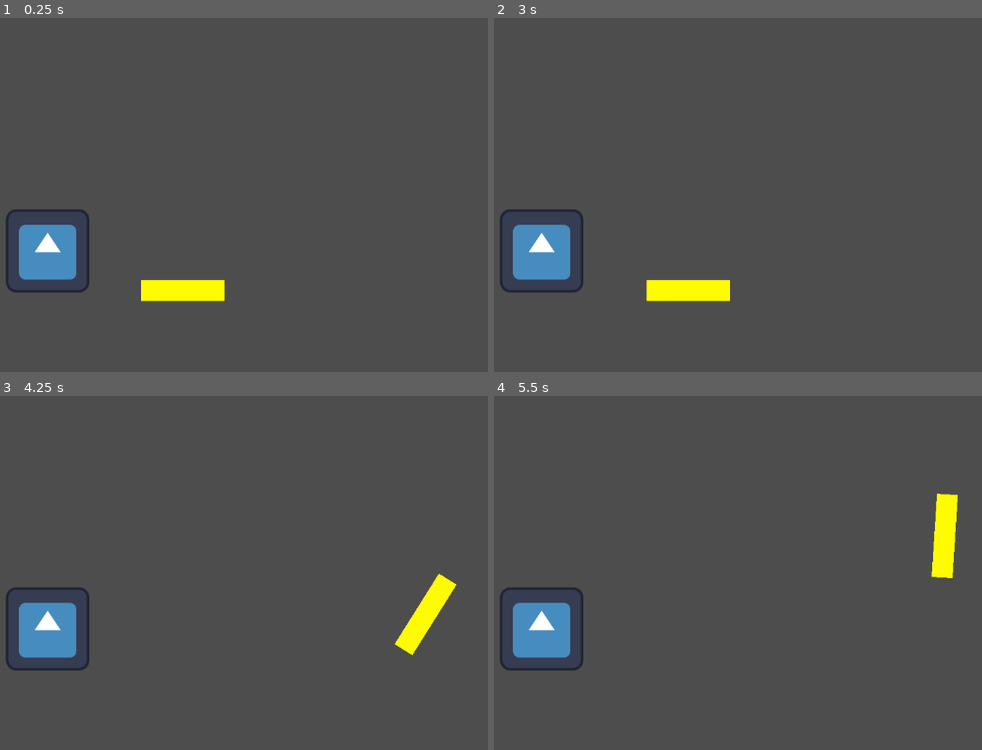
Above: before the commit, frames 1-4 (two rows, left to right).
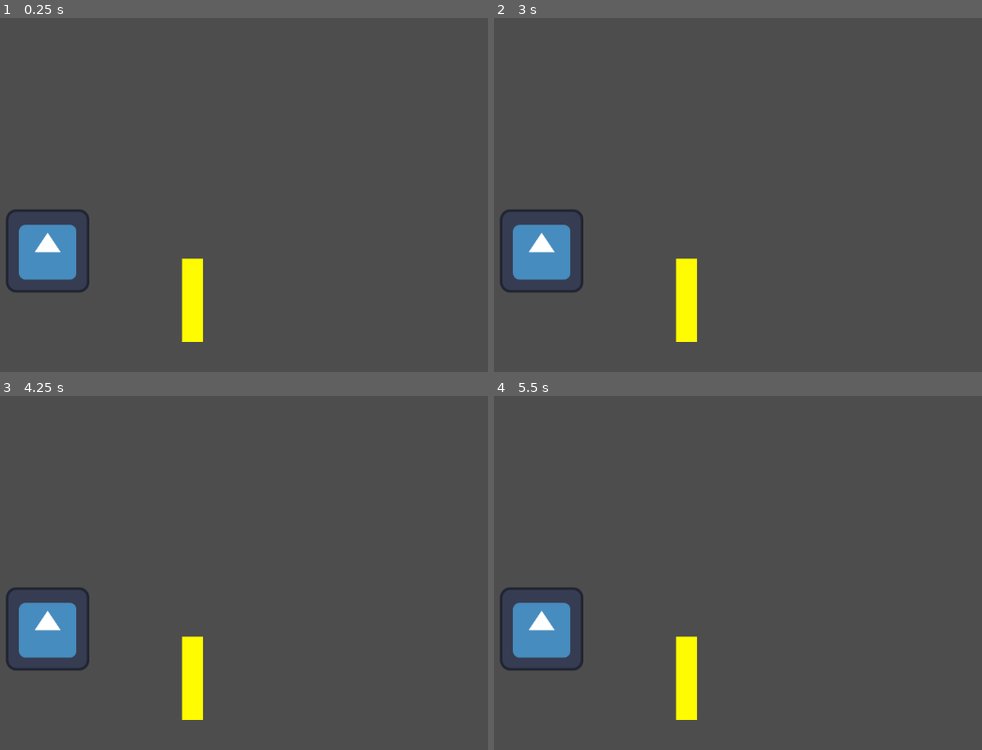
Above: after the commit, the same moments.

Repository: BenBeardComedy/school-bus-driver-simulator
Game: Godot game, scene res://Stages/demo.tscn
The game is run twice, just before and just after one commit, with the same random seed, the same clock (stepped at 60 frames per second) and the same inputs. The engine's default icon, where the game draws it, is replaced by a stand-in: a white triangle on a blue panel in a dark square.
Inputs:
- Up to frame 1 (0.25 s): no input
- Up to frame 2 (3 s): tap Enter at 0.5, 2 s; hold D (steer_right) 0.53-1.28 s; tap Space (toggle_parking_brake) at 1.25, 2.75 s; hold Shift (shift_gear_down) 1.28-2.03 s; hold D (steer_right) 2.03-2.78 s; hold W (accelerate) from 2.78 s (still down)
- Up to frame 3 (4.25 s): release W (accelerate) at 3.53 s; hold A (steer_left) from 3.53 s (still down)
- Up to frame 4 (5.5 s): release A (steer_left) at 5.03 s; hold Shift (shift_gear_down) from 5.03 s (still down)

The runs differ from the first frame. In frame 1, 1.6% of the frame differs, in the area x 28-47%, y 67-92%; in frame 2, 1.6%; in frame 3, 2.1%; in frame 4, 2.1%, in the area x 37-95%, y 27-92%.

Commit message:
Adding gear shifting
Added reverse and neutral gears to the school bus

Diff:
--- a/Entities/School Bus/school_bus.gd
+++ b/Entities/School Bus/school_bus.gd
@@ -1,22 +1,31 @@
 extends CharacterBody2D
+
+
+enum Gear {
+	REVERSE,
+	NEUTRAL,
+	DRIVE
+}
 
 
 var wheel_base:float = 70  # Distance from front to rear wheel
 var steering_angle:float = 20  # Amount that front wheel turns, in degrees
 
 var engine_power:float = 900  # Forward acceleration force.
+var reverse_engine_power:float = -400
 var service_brake_power:float = -450
 var parking_brake_power:float = -1500
 
-var friction:float = -55
-var drag:float = -0.06
+var friction:float = -55 # Ground friction
+var drag:float = -0.06 # Wind friction
 
+var current_gear:Gear = Gear.NEUTRAL
 
 var acceleration:Vector2
 var engine:float
 var braking:float
 var is_service_brake:bool
-var is_parking_brake:bool
+var is_parking_brake:bool = true
 var steer_direction:float
 
 func _unhandled_input(event: InputEvent) -> void:
@@ -30,7 +39,10 @@
 		return
 
 	if event.is_action_pressed('accelerate'):
-		engine = engine_power
+		if current_gear == Gear.DRIVE:
+			engine = engine_power
+		elif current_gear == Gear.REVERSE:
+			engine = reverse_engine_power
 		return
 
 	if event.is_action_released('accelerate'):
@@ -48,10 +60,21 @@
 	if event.is_action_pressed('toggle_parking_brake'):
 		is_parking_brake = !is_parking_brake
 
+	if event.is_action_pressed('shift_gear_up'):
+		var next_gear:int = current_gear + 1
+		if next_gear < Gear.size():
+			current_gear = next_gear
+
+	if event.is_action_pressed('shift_gear_down'):
+		var next_gear:int = current_gear - 1
+		if next_gear >= 0:
+			current_gear = next_gear
+
 func _physics_process(delta: float) -> void:
 	calculate_acceleration()
 	apply_friction(delta)
 	calculate_steering(delta)
+
 	velocity += acceleration * delta
 
 	# Fix service brake from rolling the vehicle back
@@ -61,13 +84,18 @@
 	move_and_slide()
 
 func calculate_acceleration() -> void:
-	braking = 0
+	# Reset and recalculate the brake power
+	braking = 0.0
+
+	var brake_modifier := 1.0
+	if current_gear == Gear.REVERSE:
+		brake_modifier = -1.0
 
 	if is_service_brake:
-		braking += service_brake_power
+		braking += service_brake_power * brake_modifier
 
 	if is_parking_brake:
-		braking += parking_brake_power
+		braking += parking_brake_power * brake_modifier
 
 	acceleration = transform.x * (braking + engine)
 
@@ -89,8 +117,12 @@
 	front_wheel += velocity.rotated(steer_direction) * delta
 
 	# Find the new direction vector
-	var new_heading:Vector2 = rear_wheel.direction_to(front_wheel)
+	var new_heading:Vector2 = (front_wheel - rear_wheel).normalized()
+	var d:float = new_heading.dot(velocity.normalized())
 
 	# Set the velocity and rotation to the new direction
-	velocity = new_heading * velocity.length()
+	if d > 0:
+		velocity = new_heading * velocity.length()
+	if d < 0:
+		velocity = -new_heading * velocity.length()
 	rotation = new_heading.angle()
--- a/Stages/demo.tscn
+++ b/Stages/demo.tscn
@@ -5,9 +5,10 @@
 
 [node name="Demo" type="Node2D"]
 
-[node name="SchoolBus" parent="." instance=ExtResource("1_qsm04")]
-position = Vector2(533, 419)
-
 [node name="Icon" type="Sprite2D" parent="."]
 position = Vector2(311, 358)
 texture = ExtResource("2_mw854")
+
+[node name="SchoolBus" parent="." instance=ExtResource("1_qsm04")]
+position = Vector2(533, 419)
+rotation = -1.5708
Not shown, added: Entities/School Bus/.DS_Store
